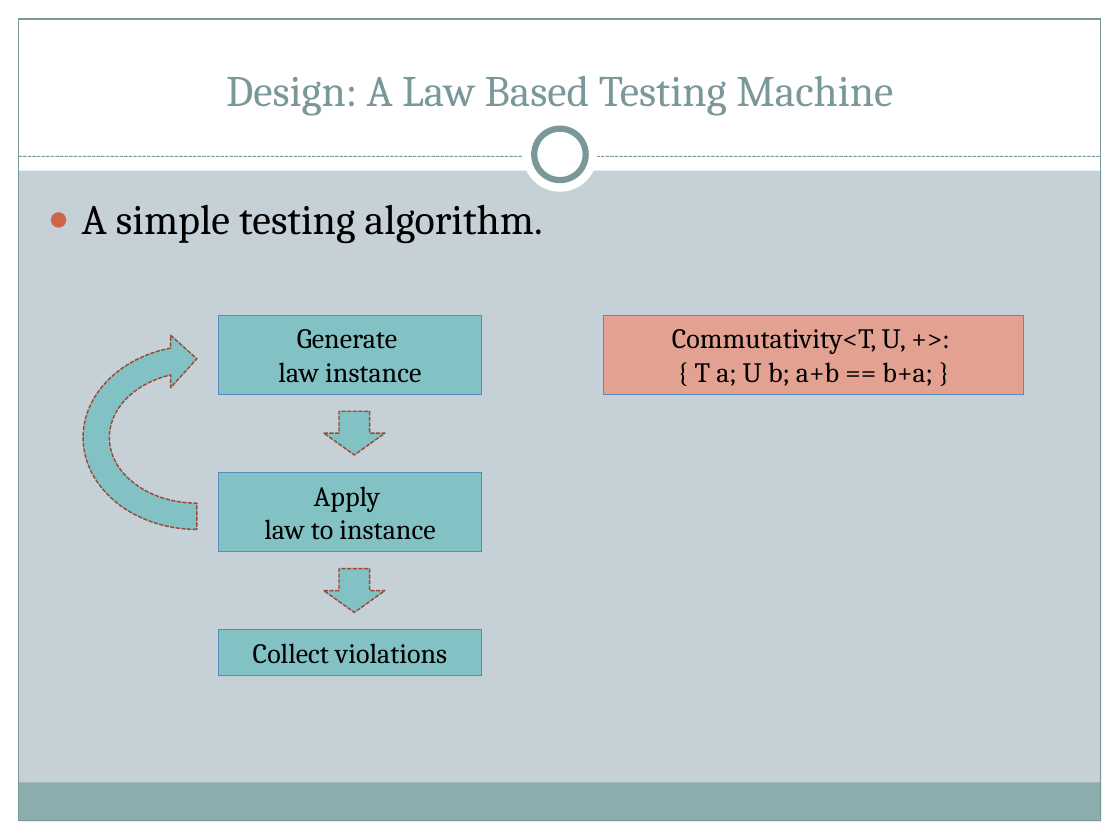
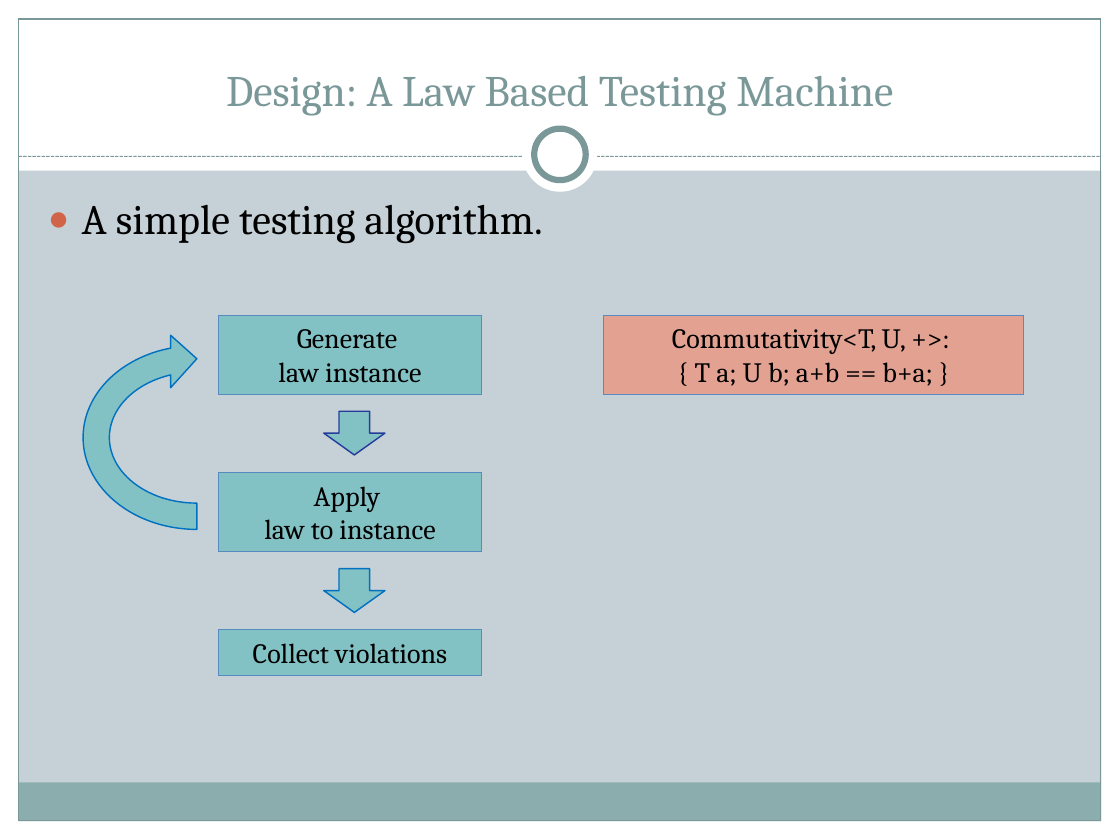
Before and after one commit to ryppl/boost-history, a slide deck: slide 13 of itl/libs/validate/doc/boostcon2010/BoostAlabaster.pptx (slide 12 before the commit). Drawn at 1120x840 pixels with LibreOffice and Linux fonts; fonts in the diff are those of the drawing. Boxes give left, top, right and bottom in pixels: in the first picture for what was removed or moved away, otherwise in the second. Text is boxed around its words. In the diff, an @@ line names an element or a change of style, - is before the commit and + after.

```diff
--- a/itl/libs/validate/doc/boostcon2010/BoostAlabaster.pptx
+++ b/itl/libs/validate/doc/boostcon2010/BoostAlabaster.pptx
@@ circular arrow at bbox=[70, 332, 324, 543]: outline #9B4936 0.9 pt dashed to #0070C0 0.9 pt @@
@@ down arrow at bbox=[324, 411, 385, 455]: outline #9B4936 0.9 pt dashed to #263C9A 0.9 pt @@
@@ down arrow at bbox=[324, 569, 385, 613]: outline #9B4936 0.9 pt dashed to #0070C0 0.9 pt @@
```
Also in this commit, not shown: 20 other slides changed, 17 slides added, 39 other files.
